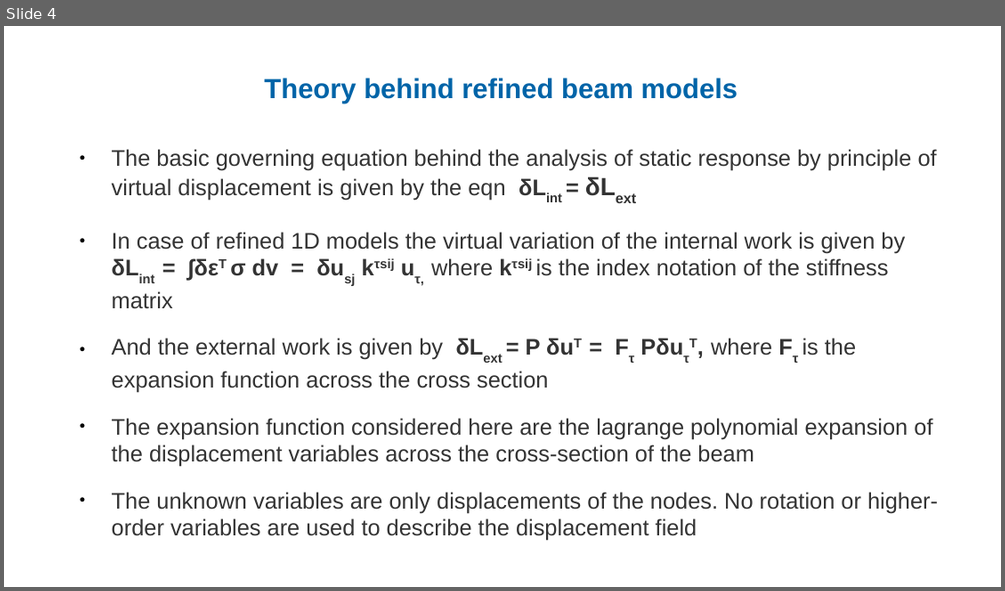
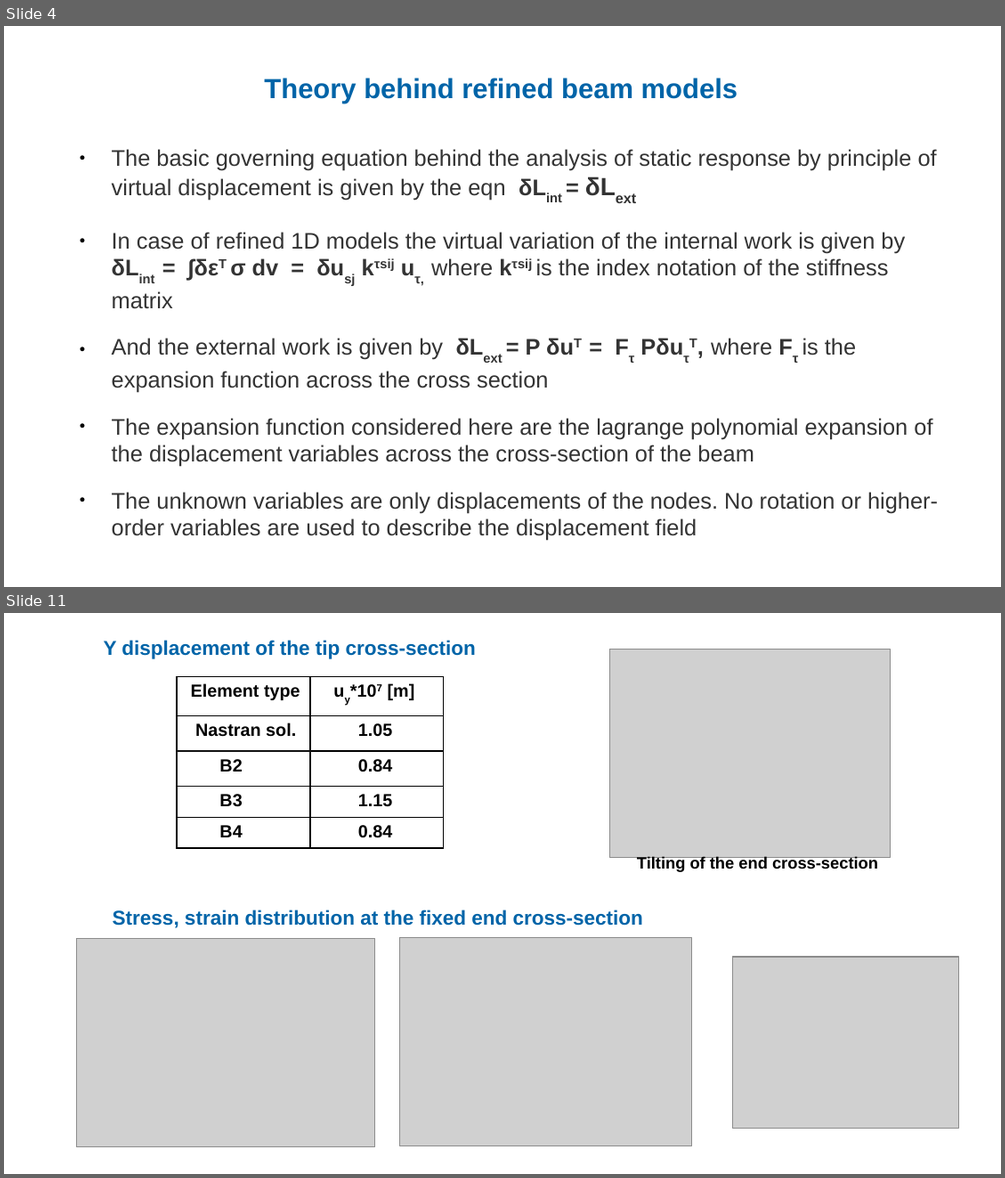
Before and after one commit to ARUN-PRAKASH-95/PPP-presentations, a slide deck: PPPSS19_63876_ARUN_PRAKASH_GANAPATHY.odp. Shown one above the other, each under a label of ours: slide 4 before the commit, slides 4 and 11 after it; the slides between them are not shown. The pictures are 1005x591 and 1005x1178 pixels, drawn with LibreOffice and Linux fonts; fonts in the diff are those of the drawing; grey boxes stand for pictures; background and template pictures are left out. Boxes give left, top, right and bottom in pixels: in the first picture for what was removed or moved away, otherwise in the second. Text is boxed around its words. In the diff, an @@ line names an element or a change of style, - is before the commit and + after.

```diff
--- a/PPPSS19_63876_ARUN_PRAKASH_GANAPATHY.odp
+++ b/PPPSS19_63876_ARUN_PRAKASH_GANAPATHY.odp
@@ slide 11 added at (x1=4, y1=613, x2=1001, y2=1174), background #FFFFFF @@
@@ text added at (x1=104, y1=640, x2=476, y2=659), 16 pt, text #0064A8, bold @@
+Y displacement of the tip cross-section
@@ picture added at (x1=610, y1=649, x2=890, y2=857) @@
@@ table added at (x1=177, y1=677, x2=444, y2=848), 5 rows, 2 columns @@
+Element type | uy*107 [m]
+Nastran sol. | 1.05
+B2 | 0.84
+B3 | 1.15
+B4 | 0.84
@@ text added at (x1=637, y1=856, x2=878, y2=872), 13 pt, text #000000, bold @@
+Tilting of the end cross-section
@@ text added at (x1=113, y1=909, x2=643, y2=928), 16 pt, text #0064A8, bold @@
+Stress, strain distribution at the fixed end cross-section
@@ picture added at (x1=76, y1=939, x2=375, y2=1147) @@
@@ picture added at (x1=400, y1=938, x2=691, y2=1146) @@
@@ picture added at (x1=732, y1=957, x2=958, y2=1128) @@
```
Also in this commit, not shown: 8 slides changed, 1 other slide added, 2 other files.
